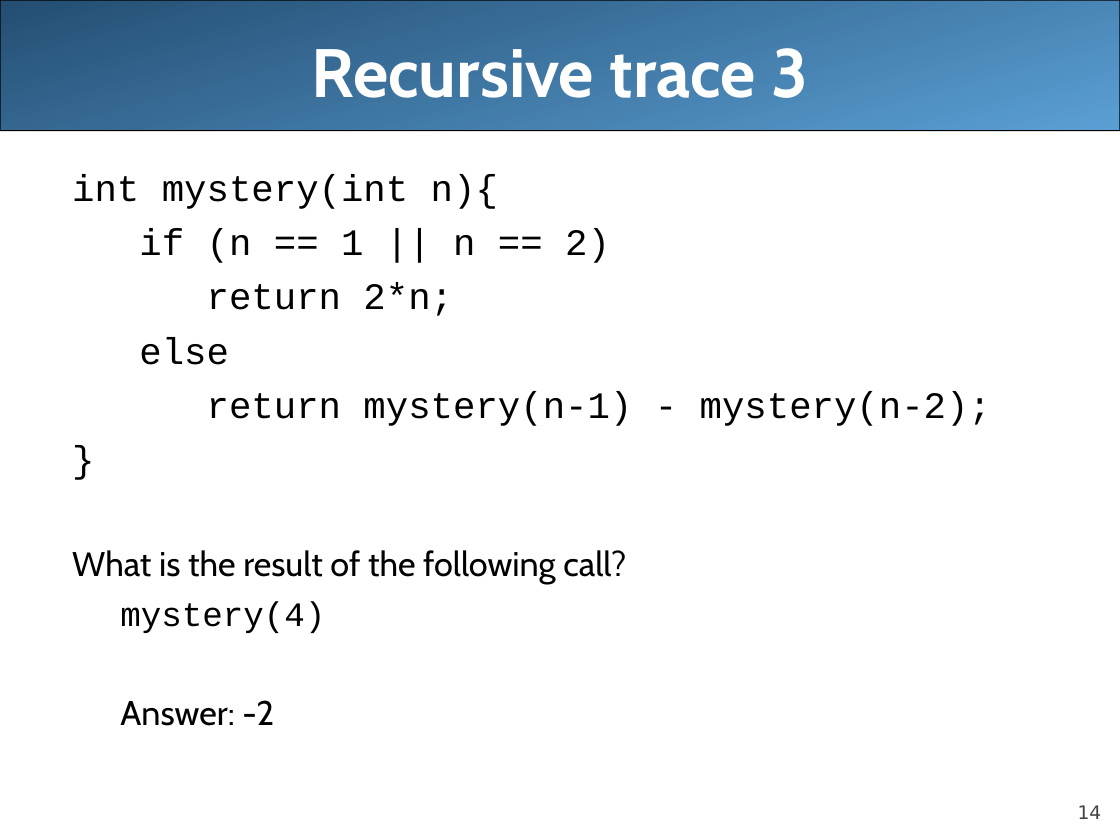
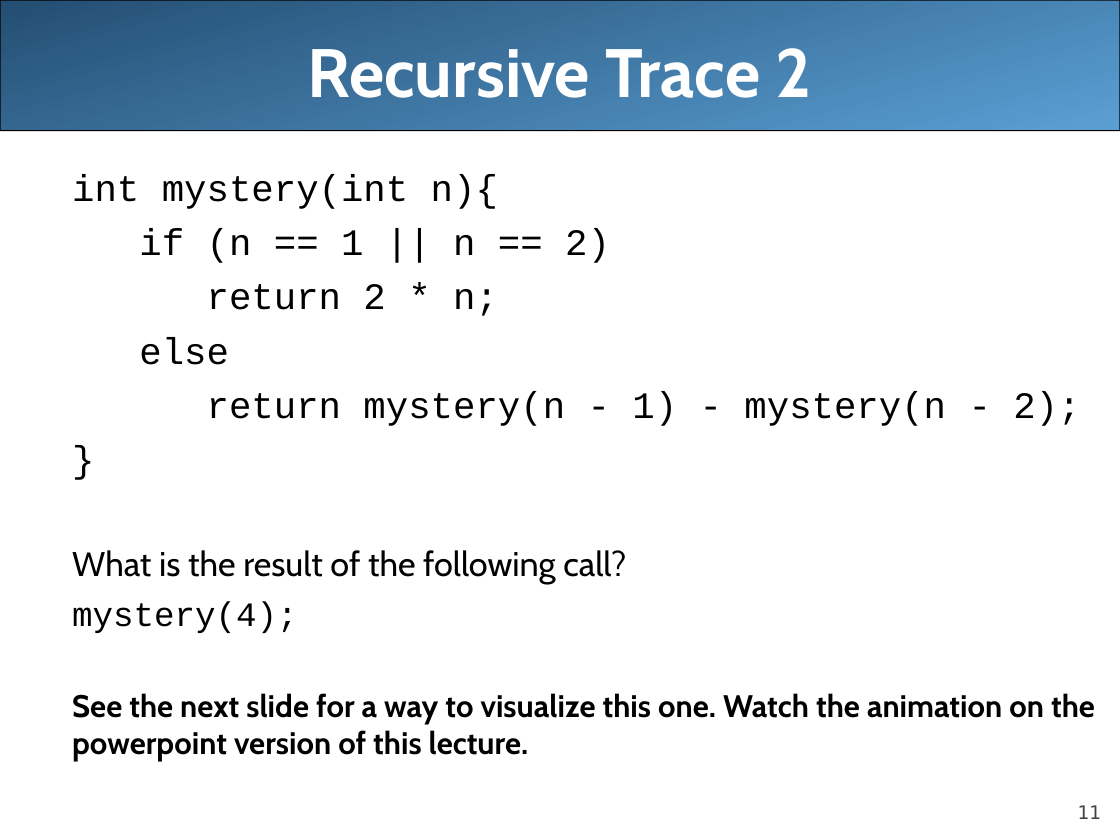
Before and after one commit to LongBaoNguyen/longbaonguyen.github.io, a slide deck: slide 11 of courses/apcsa/lecture23.ppt (slide 14 before the commit). Drawn at 1120x840 pixels with LibreOffice and Linux fonts; fonts in the diff are those of the drawing. Boxes give left, top, right and bottom in pixels: in the first picture for what was removed or moved away, otherwise in the second. Text is boxed around its words. In the diff, an @@ line names an element or a change of style, - is before the commit and + after.

```diff
--- a/courses/apcsa/lecture23.ppt
+++ b/courses/apcsa/lecture23.ppt
@@ title at <box>307,48,812,98</box>: text changed @@
-Recursive trace 3
+Recursive Trace 2
@@ text at <box>207,284,498,316</box>: spaces changed @@
-  return 2*n;
+  return 2 * n;
@@ text at <box>207,391,1080,426</box>: spaces changed @@
-  return mystery(n-1) - mystery(n-2);
+  return mystery(n - 1) - mystery(n - 2);
@@ text at <box>72,601,1095,761</box>: text changed; size 22 to 20 pt; font Courier New to Cabin; bold on @@
-    mystery(4)
-    Answer: -2
+  mystery(4);
+  See the next slide for a way to visualize this one. Watch the animation on the powerpoint version of this lecture.
@@ page number at <box>1078,805,1102,819</box>: text changed @@
-14
+11
```
Also in this commit, not shown: 4 other slides changed, 3 slides added, 3 slides removed, 2 other files.
